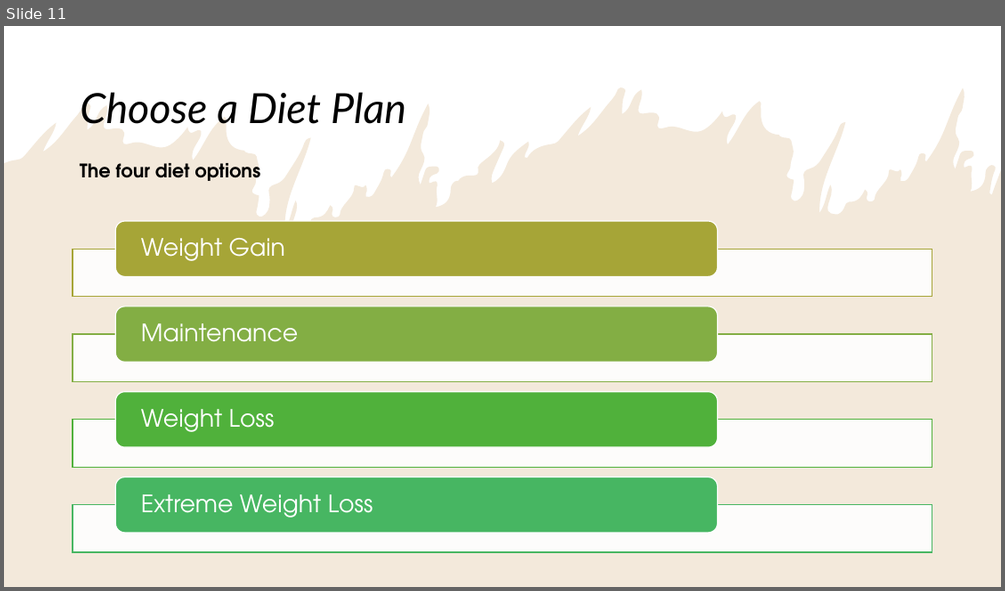
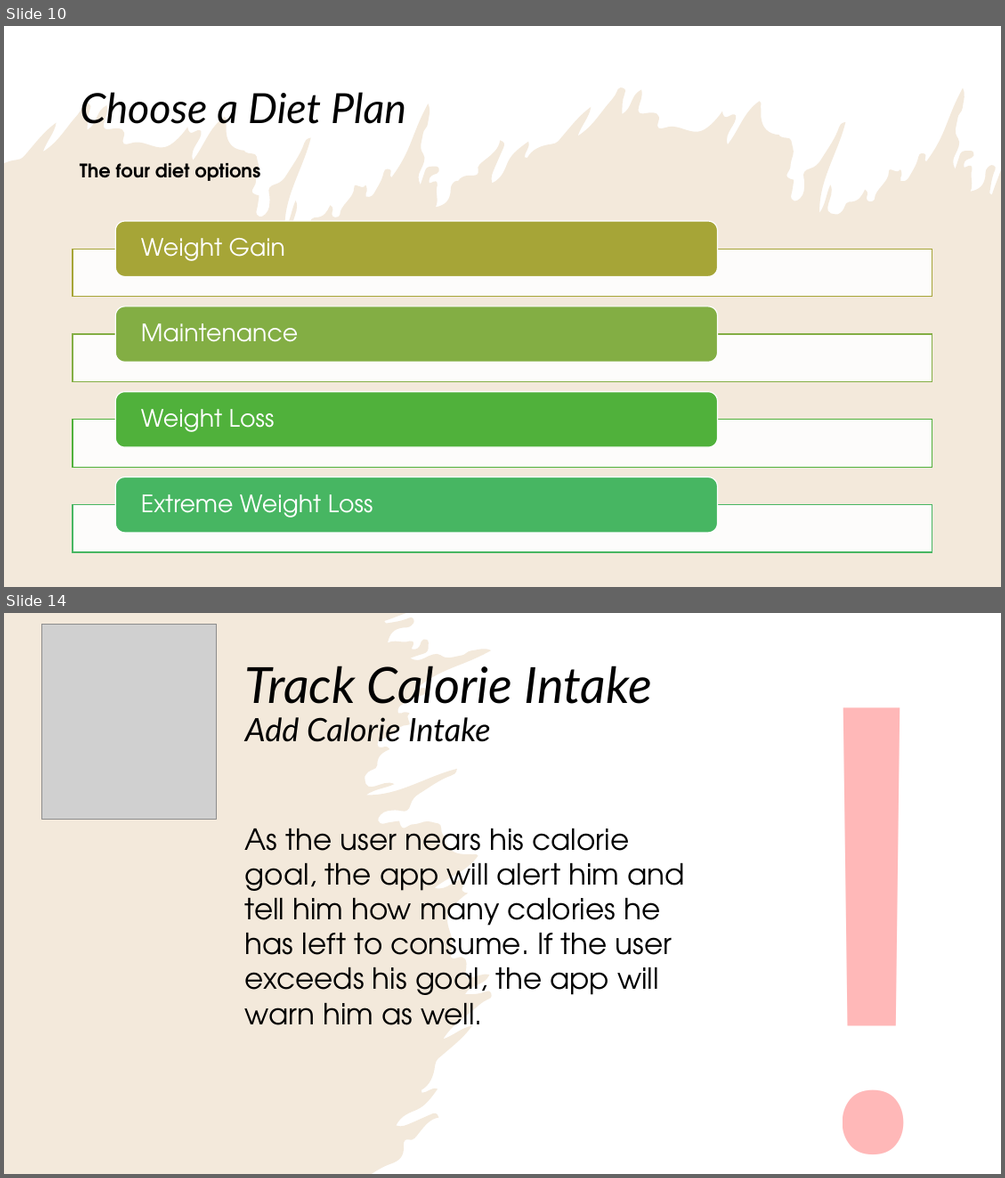
Before and after one commit to alizapeikes/CalorieCounter, a slide deck: About Calorie Counter.pptx. Shown one above the other, each under a label of ours: slide 11 before the commit, slides 10 and 14 after it; the slides between them are not shown. The pictures are 1005x591 and 1005x1178 pixels, drawn with LibreOffice and Linux fonts; fonts in the diff are those of the drawing; grey boxes stand for pictures. Boxes give left, top, right and bottom in pixels: in the first picture for what was removed or moved away, otherwise in the second. Text is boxed around its words. In the diff, an @@ line names an element or a change of style, - is before the commit and + after.

```diff
--- a/About Calorie Counter.pptx
+++ b/About Calorie Counter.pptx
@@ slide 14 added at (x1=4, y1=613, x2=1001, y2=1174), background #FFFFFF; not listed: 1 template element that a slide beside it also shows @@
@@ rectangle added at (x1=4, y1=613, x2=1001, y2=1174), fill #FFFFFF @@
@@ freeform shape added at (x1=4, y1=613, x2=492, y2=1174), fill #C3914D at 20% opacity @@
@@ picture added at (x1=41, y1=625, x2=217, y2=819) @@
@@ text added at (x1=754, y1=613, x2=989, y2=1174), 600 pt, text #FF0000 at 28% opacity @@
+!
@@ title added at (x1=245, y1=666, x2=652, y2=742), 48 pt, text #000000, italic @@
+Track Calorie Intake
+Add Calorie Intake
@@ text added at (x1=245, y1=828, x2=685, y2=1025), 28 pt, text #000000 @@
+As the user nears his calorie goal, the app will alert him and tell him how many calories he has left to consume. If the user exceeds his goal, the app will warn him as well.
@@ what was slide 11 is now slide 10 @@
```
Also in this commit, not shown: 3 slides changed, 4 other slides added, 3 slides removed.
